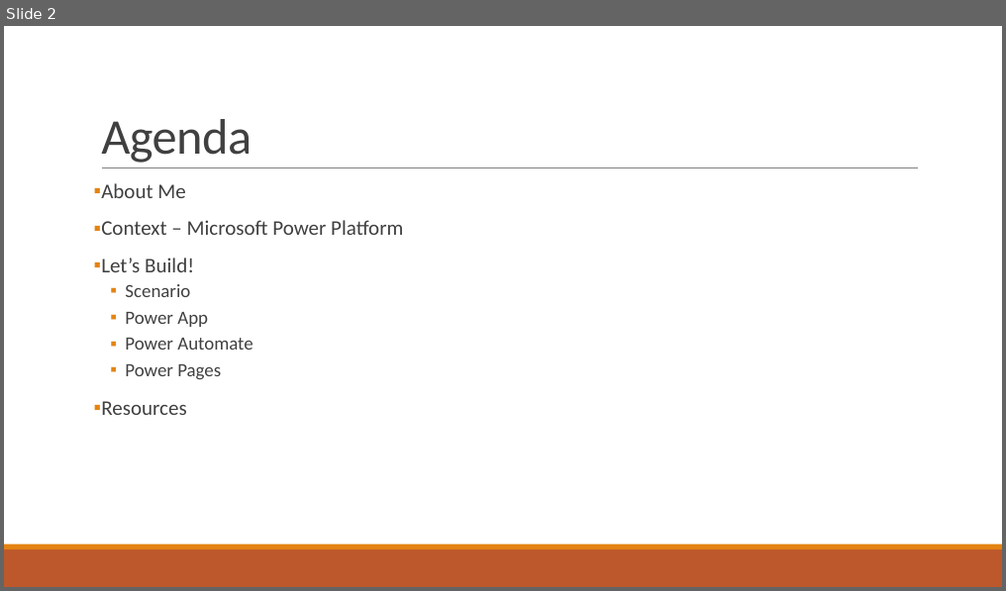
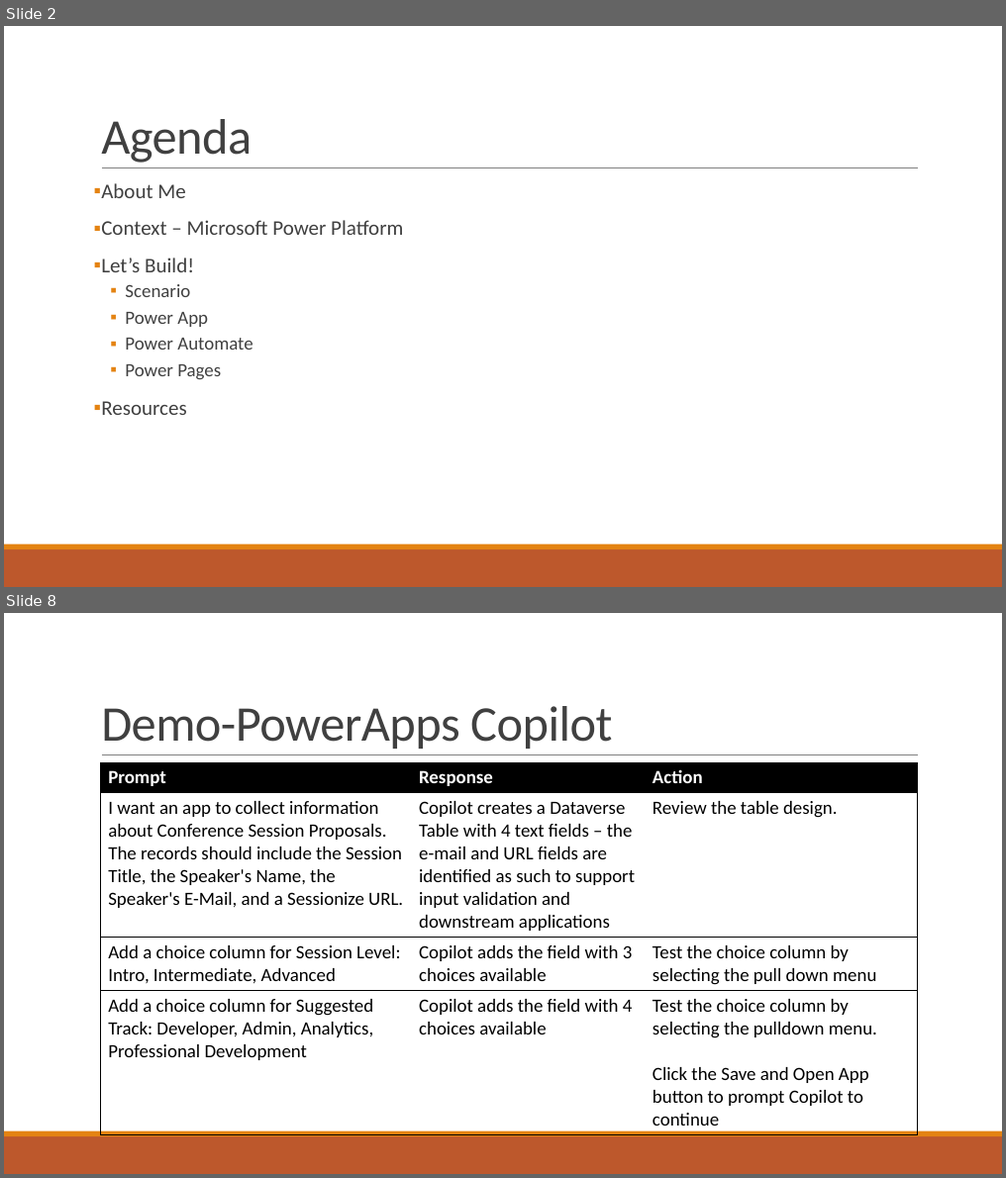
Before and after one commit to eflamm/presentations, a slide deck: Pilot to CoPilot(s).pptx. Shown one above the other, each under a label of ours: slide 2 before the commit, slides 2 and 8 after it; the slides between them are not shown. The pictures are 1006x591 and 1006x1178 pixels, drawn with LibreOffice and Linux fonts; fonts in the diff are those of the drawing. Boxes give left, top, right and bottom in pixels: in the first picture for what was removed or moved away, otherwise in the second. Text is boxed around its words. In the diff, an @@ line names an element or a change of style, - is before the commit and + after.

Commit message:
Finalized presentation and prompts

```diff
--- a/Pilot to CoPilot(s).pptx
+++ b/Pilot to CoPilot(s).pptx
@@ slide 8 added at (4, 613, 1002, 1174), background #FFFFFF; not listed: 3 template elements that a slide beside it also shows @@
@@ title added at (101, 706, 612, 749), 48 pt, text #404040 @@
+Demo-PowerApps Copilot
@@ table added at (101, 762, 918, 1136), 4 rows, 3 columns @@
+Prompt | Response | Action
+I want an app to collect information about Conference Session Proposals. The records should include the Session Title, the Speaker's Name, the Speaker's E-Mail, and a Sessionize URL. | Copilot creates a Dataverse Table with 4 text fields – the e-mail and URL fields are identified as such to support input validation and downstream applications | Review the table design.
+Add a choice column for Session Level: Intro, Intermediate, Advanced | Copilot adds the field with 3 choices available | Test the choice column by selecting the pull down menu
+Add a choice column for Suggested Track: Developer, Admin, Analytics, Professional Development | Copilot adds the field with 4 choices available | Test the choice column by selecting the pulldown menu. / Click the Save and Open App button to prompt Copilot to continue
```
Also in this commit, not shown: 11 other slides added, 1 other file.
